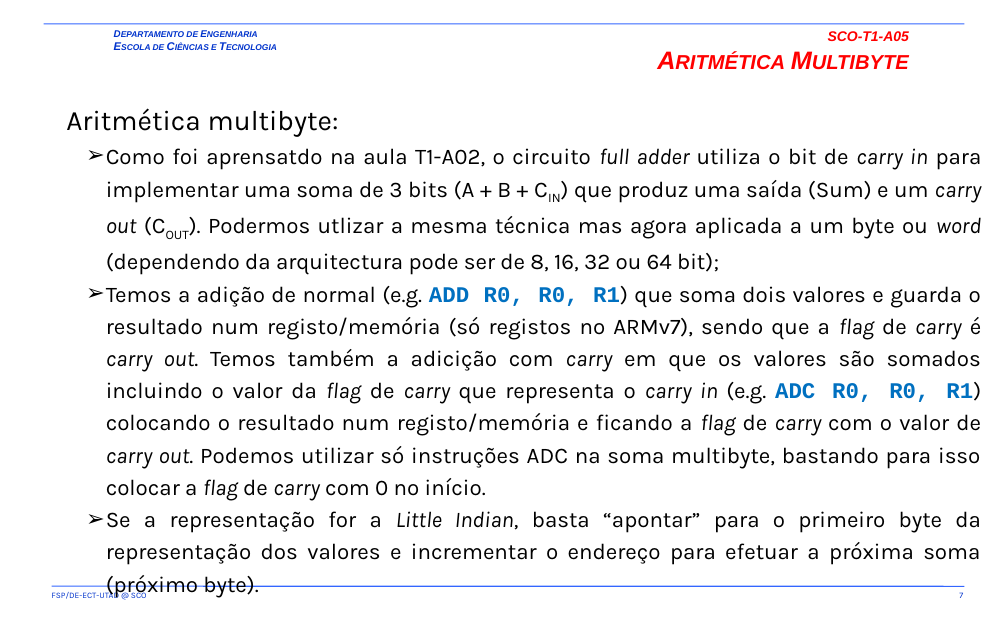
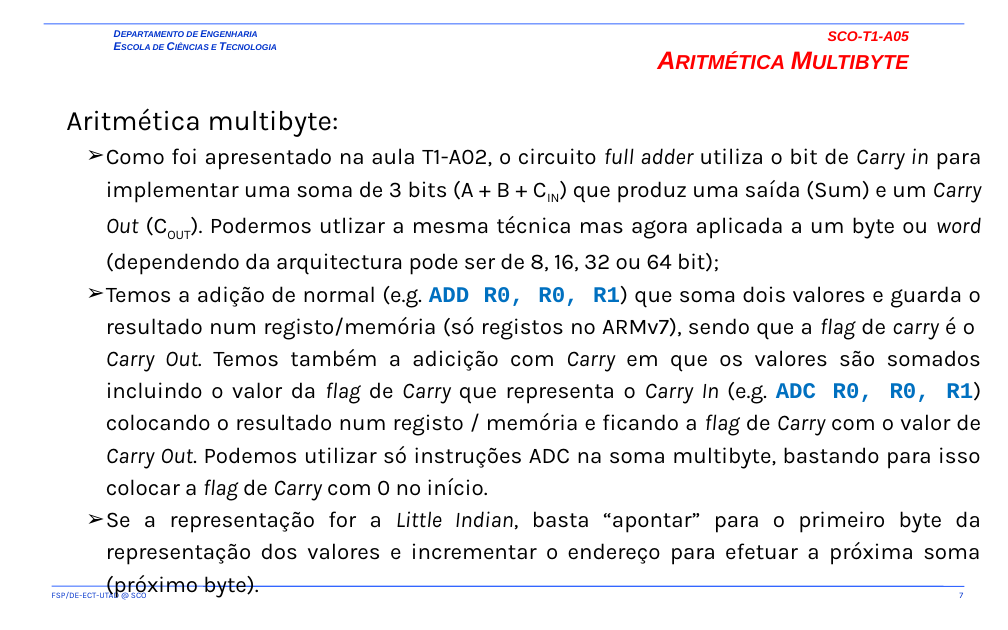
Before and after one commit to fsp864/UTAD-SCO, a slide deck: slide 7 of aulas/t/old/SCO-T1-A05-A06.pptx. Drawn at 1008x630 pixels with LibreOffice and Linux fonts; fonts in the diff are those of the drawing; background and template pictures are left out. Boxes give left, top, right and bottom in pixels: in the first picture for what was removed or moved away, otherwise in the second. Text is boxed around its words. In the diff, an @@ line names an element or a change of style, - is before the commit and + after.

Commit message:
update T1-A05-A06

```diff
--- a/aulas/t/old/SCO-T1-A05-A06.pptx
+++ b/aulas/t/old/SCO-T1-A05-A06.pptx
@@ text at [106,148,982,501]: text changed @@
-  ➢ Como foi aprensatdo na aula T1-A02, o circuito full adder utiliza o bit de carry in para implementar uma soma de 3 bits (A + B + CIN) que produz uma saída (Sum) e um carry out (COUT). Podermos utlizar a mesma técnica mas agora aplicada a um byte ou word (dependendo da arquitectura pode ser de 8, 16, 32 ou 64 bit);
-  ➢ Temos a adição de normal (e.g. ADD R0, R0, R1) que soma dois valores e guarda o resultado num registo/memória (só registos no ARMv7), sendo que a flag de carry é carry out. Temos também a adicição com carry em que os valores são somados incluindo o valor da flag de carry que representa o carry in (e.g. ADC R0, R0, R1) colocando o resultado num registo/memória e ficando a flag de carry com o valor de carry out. Podemos utilizar só instruções ADC na soma multibyte, bastando para isso colocar a flag de carry com 0 no início.
+  ➢ Como foi apresentado na aula T1-A02, o circuito full adder utiliza o bit de Carry in para implementar uma soma de 3 bits (A + B + CIN) que produz uma saída (Sum) e um Carry Out (COUT). Podermos utlizar a mesma técnica mas agora aplicada a um byte ou word (dependendo da arquitectura pode ser de 8, 16, 32 ou 64 bit);
+  ➢ Temos a adição de normal (e.g. ADD R0, R0, R1) que soma dois valores e guarda o resultado num registo/memória (só registos no ARMv7), sendo que a flag de carry é o Carry Out. Temos também a adicição com Carry em que os valores são somados incluindo o valor da flag de Carry que representa o Carry In (e.g. ADC R0, R0, R1) colocando o resultado num registo / memória e ficando a flag de Carry com o valor de Carry Out. Podemos utilizar só instruções ADC na soma multibyte, bastando para isso colocar a flag de Carry com 0 no início.
```
Also in this commit, not shown: 7 other slides changed.
